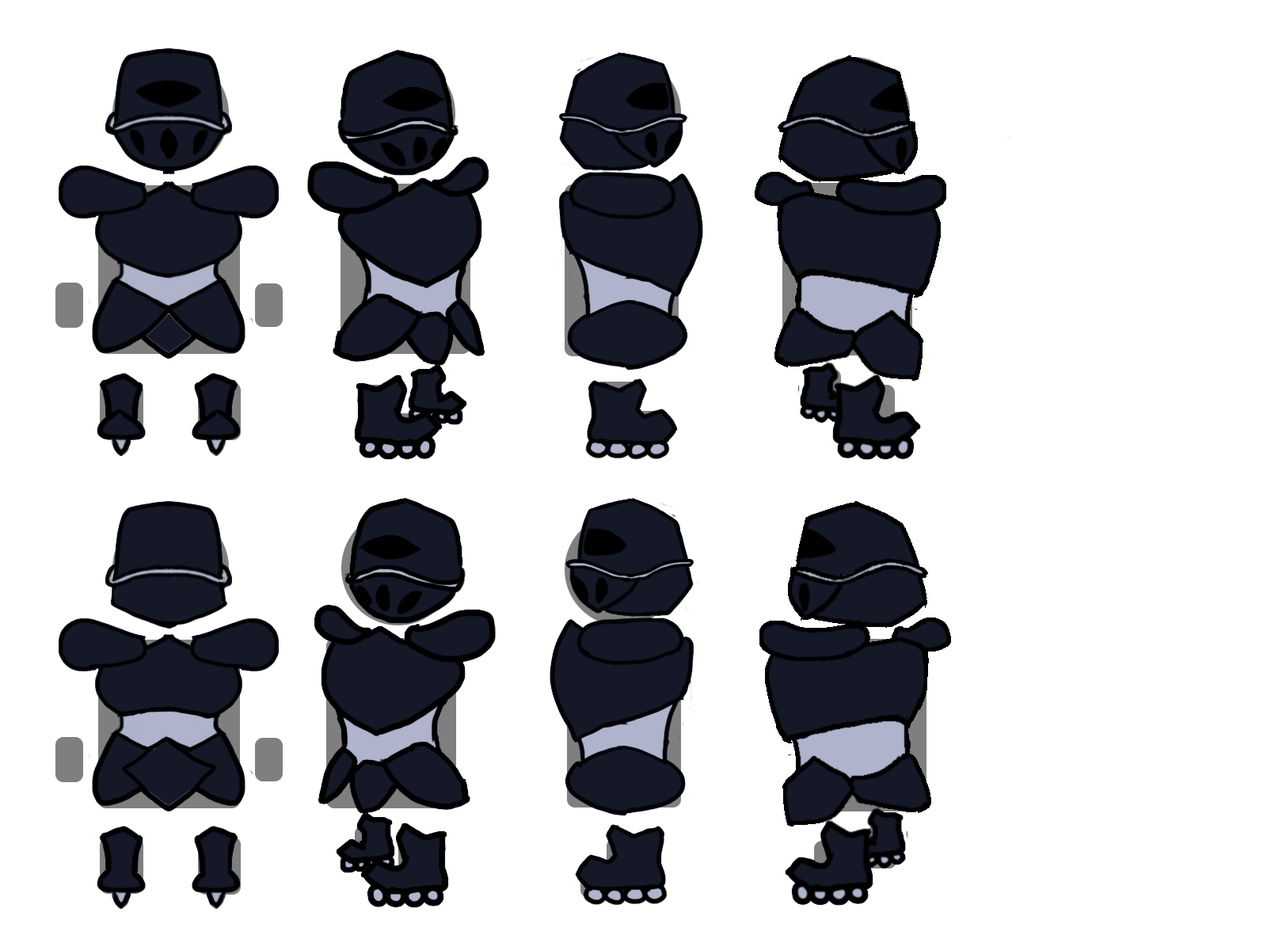
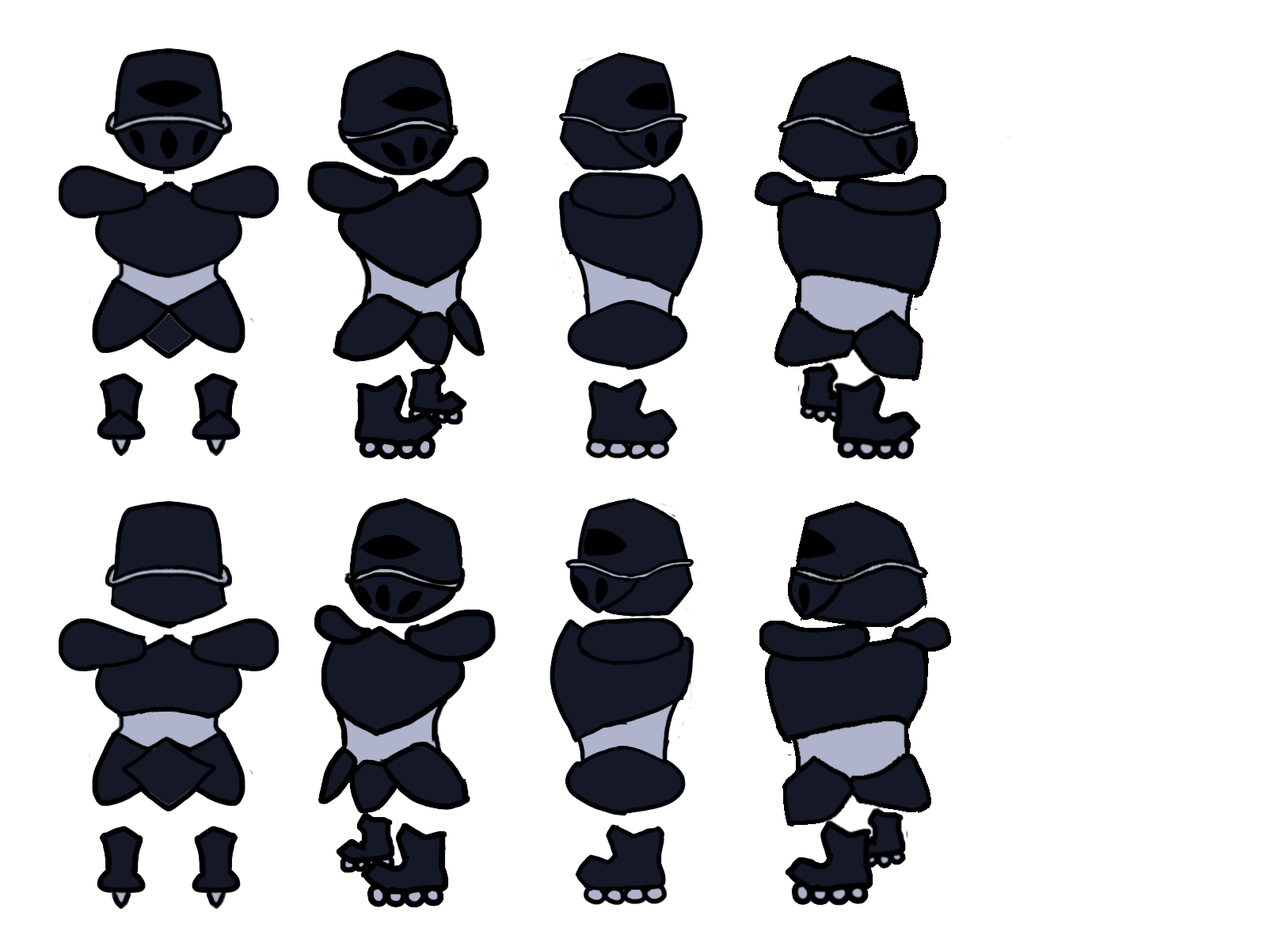
Two versions of the same layered image (w=1267, h=950). Layer-by-layer changes:
hid group "Template" (8 layers) over (55, 57, 927, 897)
